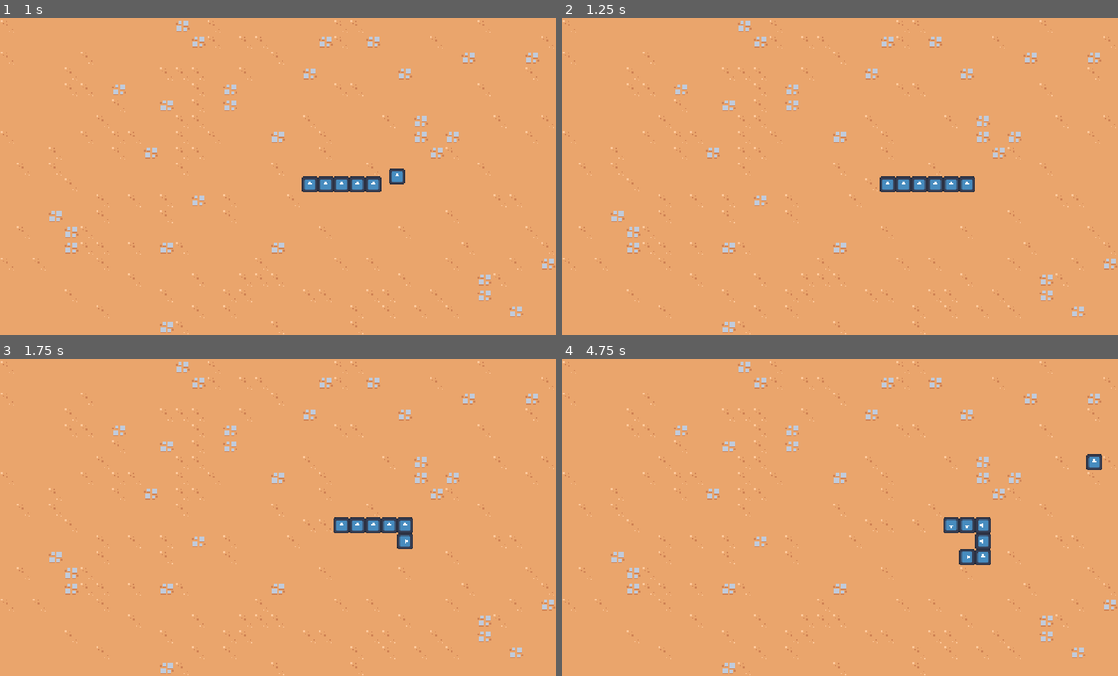
Above: before the commit, frames 1-4 (two rows, left to right).
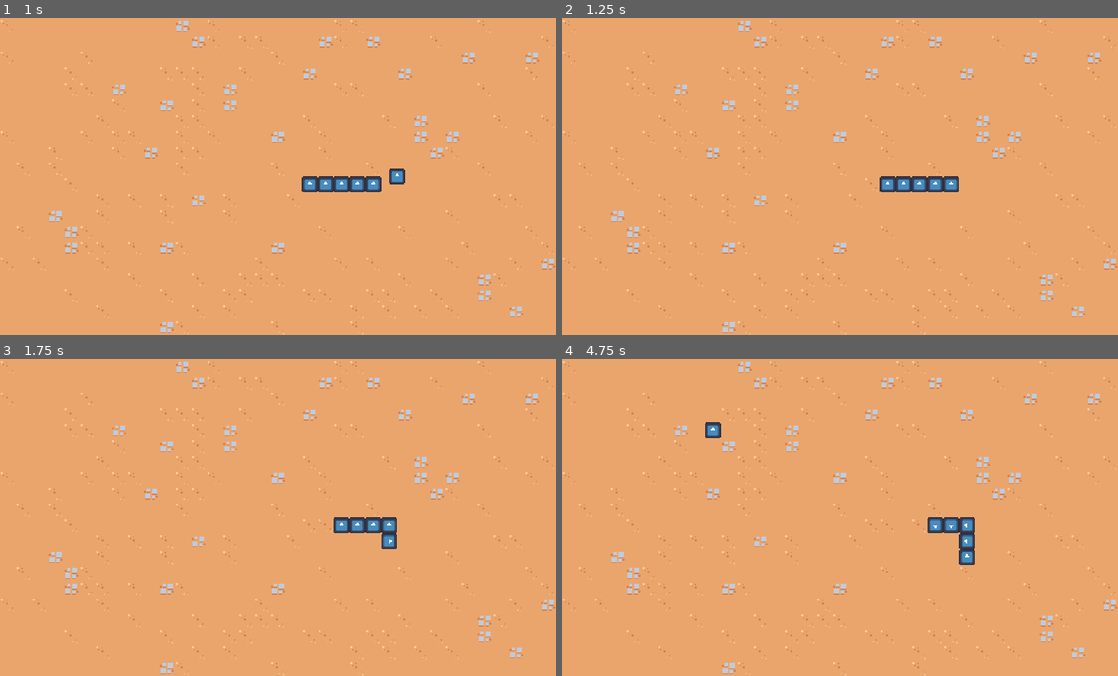
Above: after the commit, the same moments.

Repository: KaiRJ/snake
Game: Godot game, scene res://scenes/main/main.tscn
Two runs of this game, one before a commit and one after it. Both use one fixed random seed, a clock stepped at 60 frames per second and the inputs below. The engine's default icon, where the game draws it, is replaced by a stand-in: a white triangle on a blue panel in a dark square.
Inputs:
- Up to frame 1 (1 s): tap Enter at 0.5 s; hold Right (ui_right) from 0.53 s (still down)
- Up to frame 2 (1.25 s): keep holding Right (ui_right)
- Up to frame 3 (1.75 s): release Right (ui_right) at 1.28 s; hold Down (ui_down) from 1.28 s (still down)
- Up to frame 4 (4.75 s): tap Space at 2 s; release Down (ui_down) at 2.03 s; hold Right (ui_right) 2.03-2.78 s; hold Up (ui_up) 2.78-3.53 s; tap Enter at 3.5 s; hold Left (ui_left) from 3.53 s (still down)

Frame 1 is identical in both runs. In frame 2, 0.1% of the frame differs, in the area x 71-75%, y 49-55%; in frame 3, 0.4%; in frame 4, 1.0%, in the area x 25-98%, y 19-65%.
Error after the commit: Invalid assignment of property or key 'move_tail' with value of type 'bool' on a base object of type 'Node2D (SnakeManager)'. (res://scenes/items/item_resource…

Commit message:
add growth item

Diff:
--- a/scenes/item_manager/item_manager.tscn
+++ b/scenes/item_manager/item_manager.tscn
@@ -1,9 +1,11 @@
-[gd_scene load_steps=2 format=3 uid="uid://bw4kbwucl4nci"]
+[gd_scene load_steps=3 format=3 uid="uid://bw4kbwucl4nci"]
 
 [ext_resource type="Script" uid="uid://c17g2krv38nqy" path="res://scenes/item_manager/item_manager.gd" id="1_52qs8"]
+[ext_resource type="PackedScene" uid="uid://dp4lgygdp1f51" path="res://scenes/items/item/item.tscn" id="2_5i0rd"]
 
 [node name="ItemManager" type="Node"]
 script = ExtResource("1_52qs8")
+item = ExtResource("2_5i0rd")
 min_spawn_time = 10
 max_spawn_time = 20
 
--- a/scenes/items/grow.gd
+++ /dev/null
@@ -1,2 +0,0 @@
-class_name Grow
-extends Item
--- a/scenes/items/item/item.gd
+++ b/scenes/items/item/item.gd
@@ -1,19 +1,13 @@
 class_name Item
 extends Node
 
-
-func _ready() -> void:
-	pass
-
-
-func apply_item(snake_manager: SnakeManager) -> void:
-	print("applying item")
-	snake_manager.add_new_head_infront_of_head()
+@export var items: Array[ItemResource]
 
 
 func _on_area_entered(area: Area2D) -> void:
 	if area.get_parent() is SnakeBody:
-		apply_item(area.get_parent().get_parent().get_parent() as SnakeManager)
+		var snake_manager = area.get_parent().get_parent().get_parent() as SnakeManager
+		items.pick_random().apply_item(snake_manager)
 		queue_free()
 
 
--- a/scenes/items/item/item.tscn
+++ b/scenes/items/item/item.tscn
@@ -1,13 +1,22 @@
-[gd_scene load_steps=4 format=3 uid="uid://dp4lgygdp1f51"]
+[gd_scene load_steps=7 format=3 uid="uid://dp4lgygdp1f51"]
 
 [ext_resource type="Script" uid="uid://dcyrku5i7phv6" path="res://scenes/items/item/item.gd" id="1_k5fmm"]
 [ext_resource type="Texture2D" uid="uid://bhc52hwe02yvd" path="res://scenes/snake_manager/icon.svg" id="2_6apef"]
+[ext_resource type="Script" uid="uid://d3bi5mgkgcc44" path="res://scenes/items/item_resource/item_resource.gd" id="2_vi5wy"]
+[ext_resource type="Script" uid="uid://b1n1x0ht46wtg" path="res://scenes/items/item_resource/growth_item/growth_item.gd" id="4_vi5wy"]
+
+[sub_resource type="Resource" id="Resource_phl53"]
+script = ExtResource("4_vi5wy")
+item_name = "Growth"
+icon = ExtResource("2_6apef")
+metadata/_custom_type_script = "uid://b1n1x0ht46wtg"
 
 [sub_resource type="RectangleShape2D" id="RectangleShape2D_ouqkq"]
 size = Vector2(14, 14)
 
 [node name="Item" type="Node2D" groups=["item"]]
 script = ExtResource("1_k5fmm")
+items = Array[ExtResource("2_vi5wy")]([SubResource("Resource_phl53")])
 
 [node name="Sprite2D" type="Sprite2D" parent="."]
 scale = Vector2(0.125, 0.125)
--- /dev/null
+++ b/scenes/items/item_resource/growth_item/growth_item.gd
@@ -0,0 +1,6 @@
+class_name GrowthItem
+extends ItemResource
+
+
+func apply_item(snake_manager: SnakeManager) -> void:
+	snake_manager.move_tail = false
--- /dev/null
+++ b/scenes/items/item_resource/growth_item/growth_resource.tres
@@ -0,0 +1,11 @@
+[gd_resource type="Resource" script_class="GrowthItem" load_steps=3 format=3 uid="uid://cyohq73so5pn5"]
+
+[ext_resource type="Texture2D" uid="uid://bhc52hwe02yvd" path="res://scenes/snake_manager/icon.svg" id="1_qidmm"]
+[ext_resource type="Script" uid="uid://b1n1x0ht46wtg" path="res://scenes/items/item_resource/growth_item/growth_item.gd" id="2_5phtu"]
+
+[resource]
+script = ExtResource("2_5phtu")
+item_name = "Growth"
+icon = ExtResource("1_qidmm")
+score = 10
+metadata/_custom_type_script = "uid://b1n1x0ht46wtg"
--- /dev/null
+++ b/scenes/items/item_resource/item_resource.gd
@@ -0,0 +1,12 @@
+class_name ItemResource
+extends Resource
+
+# TODO Add documentation
+
+@export var item_name: String
+@export var icon: Texture2D
+@export var score: int
+
+
+func apply_item(snake_manager: SnakeManager) -> void:
+	push_error("apply_item() not implemented for item: %s" % item_name)
Not shown, added: scenes/items/item_resource.gd.uid
Renamed: scenes/items/grow.gd.uid -> scenes/items/item_resource/growth_item/growth_item.gd.uid
Not shown, added: scenes/items/item_resource/item_resource.gd.uid
